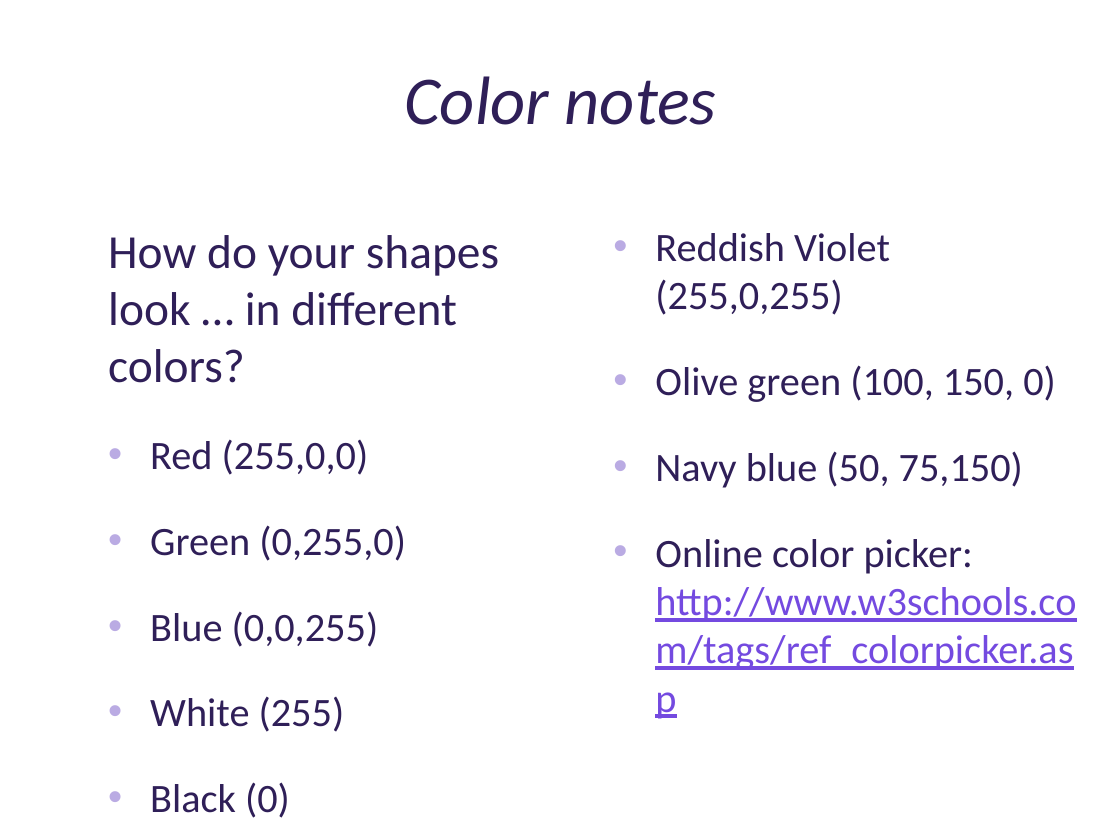
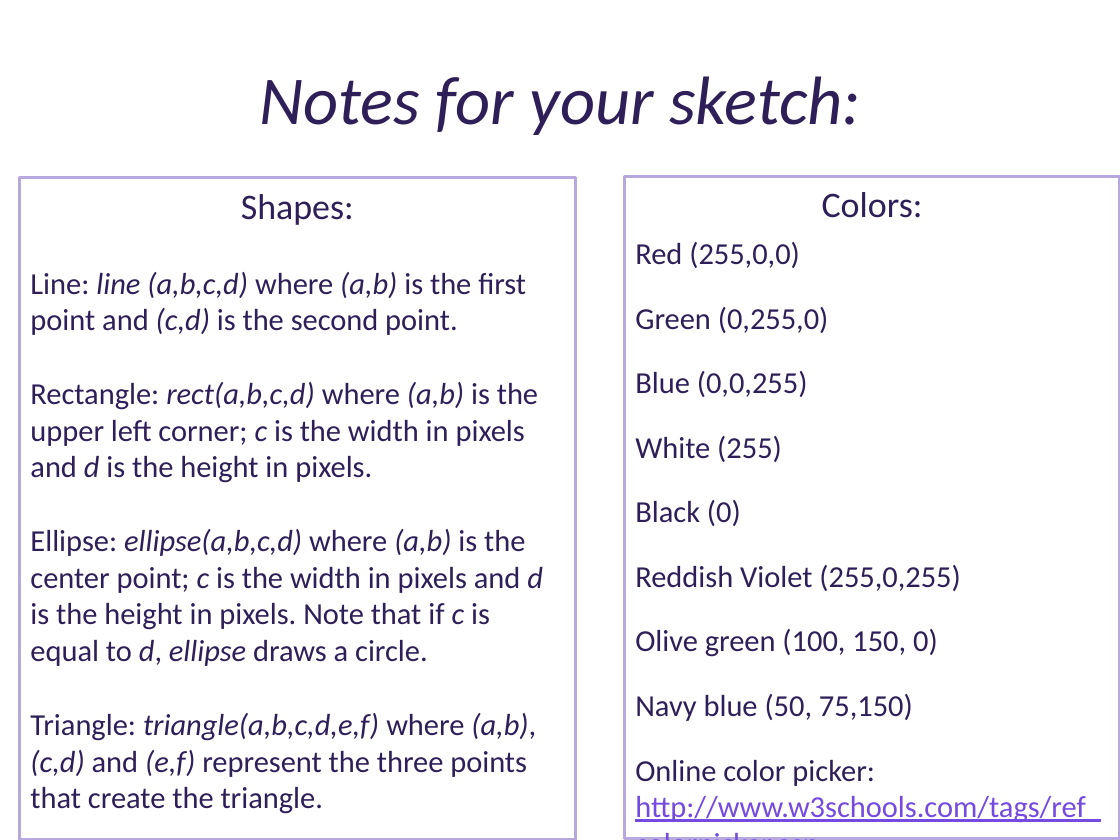
Before and after one commit to deenaengel/TF3_ProcessingSlides, a slide deck: slide 19 of Processing_Presentation_TF3_DE_notes.pptx (slide 18 before the commit). Drawn at 1120x840 pixels with LibreOffice and Linux fonts; fonts in the diff are those of the drawing; background and template pictures are left out. Boxes give left, top, right and bottom in pixels: in the first picture for what was removed or moved away, otherwise in the second. Text is boxed around its words. In the diff, an @@ line names an element or a change of style, - is before the commit and + after.

```diff
--- a/Processing_Presentation_TF3_DE_notes.pptx
+++ b/Processing_Presentation_TF3_DE_notes.pptx
@@ title at <box>259,76,861,135</box>: text changed @@
-Color notes
+Notes for your sketch:
@@ text added at <box>19,178,576,840</box>, outline #B7A9E0 2 pt, 19.6 pt, text #2F1F58 @@
+Shapes:
+Line: line (a,b,c,d) where (a,b) is the first point and (c,d) is the second point.
+Rectangle: rect(a,b,c,d) where (a,b) is the upper left corner; c is the width in pixels and d is the height in pixels.
+Ellipse: ellipse(a,b,c,d) where (a,b) is the center point; c is the width in pixels and d is the height in pixels. Note that if c is equal to d, ellipse draws a circle.
+Triangle: triangle(a,b,c,d,e,f) where (a,b), (c,d) and (e,f) represent the three points that create the triangle.
@@ rectangle "Colors:": place and size @@
-rectangle "Colors:" at <box>655,233,1076,670</box>
+rectangle "Colors:" at <box>624,176,1120,838</box>
@@ rectangle "Colors:" at <box>624,176,1120,838</box>: outline none to #B7A9E0 2 pt @@
@@ text in rectangle at <box>635,192,923,526</box>: paragraphs added @@
+Colors:
+Red (255,0,0)
+Green (0,255,0)
+Blue (0,0,255)
+White (255)
+Black (0)
@@ text removed at <box>108,235,499,818</box> @@
-How do your shapes look … in different colors?
-• Red (255,0,0)
-• Green (0,255,0)
-• Blue (0,0,255)
-• White (255)
-• Black (0)
@@ text in rectangle at <box>635,565,1101,822</box>: size 25.9 to 19.6 pt in "Reddish Violet (255,0,255)", "Olive green (100, 150, 0)", "Navy blue (50, 75,150)", "Online color picker: http://www.w3schools.com/tags/ref_color ..."; bullet • to none; less space between paragraphs @@
```
Also in this commit, not shown: 3 other slides changed, 3 slides added, 2 slides removed.
